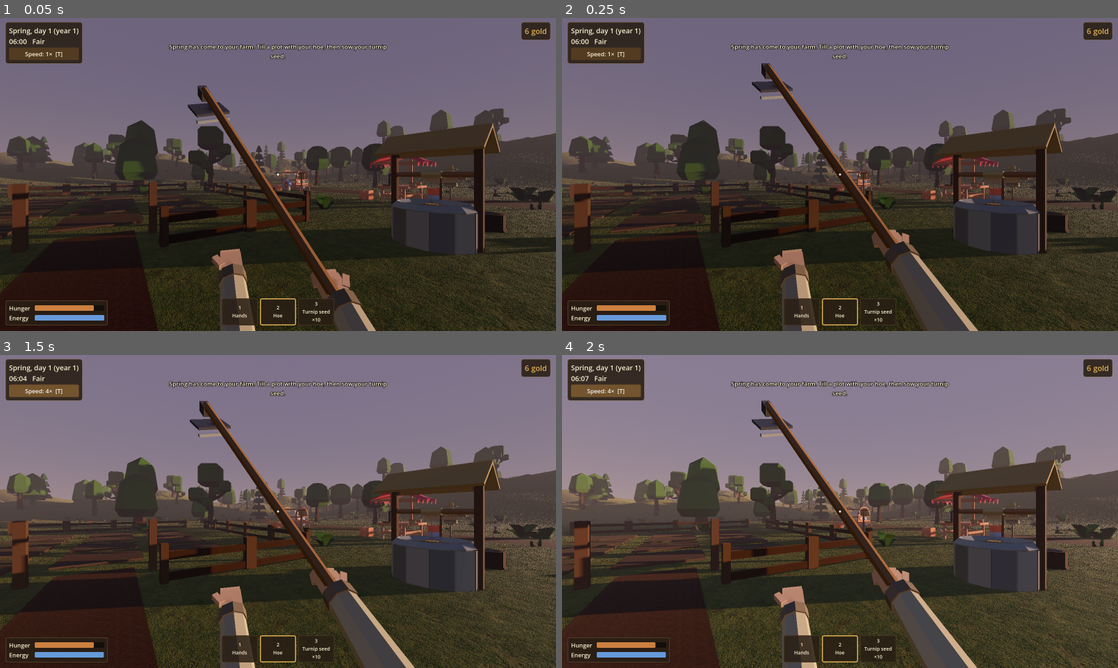
Above: before the commit, frames 1-4 (two rows, left to right).
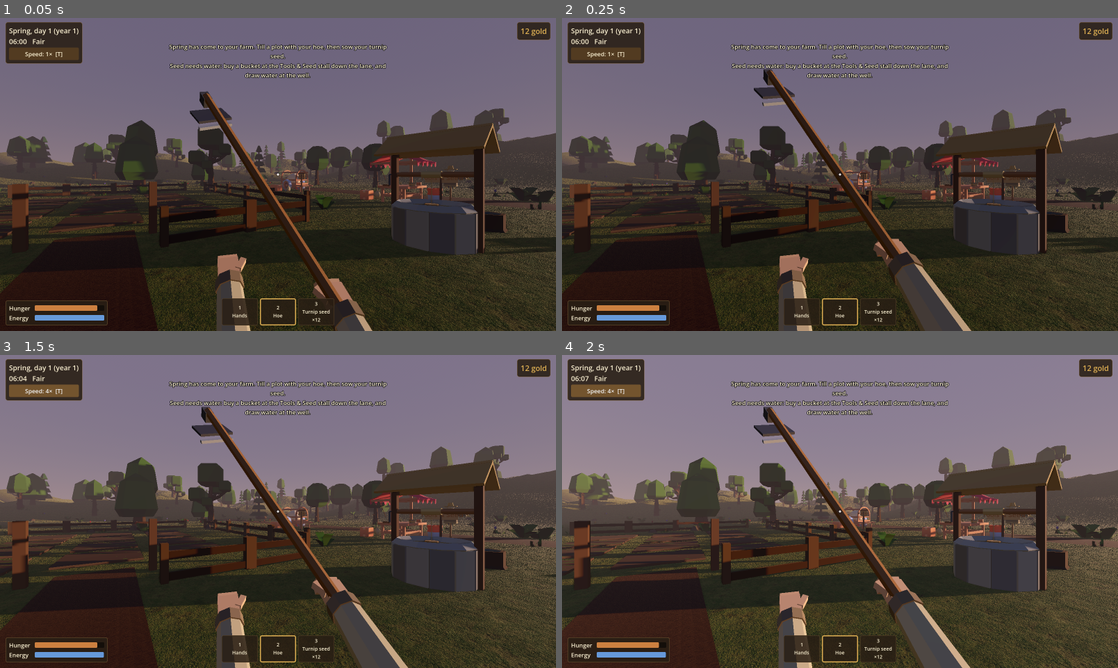
Above: after the commit, the same moments.

Repository: elefant35/FeudalSim2
Game: Godot game, scene res://world/world.tscn
Two runs of this game, one before a commit and one after it. Both use one fixed random seed, a clock stepped at 60 frames per second and the inputs below.
Inputs:
- Up to frame 1 (0.05 s): no input
- Up to frame 2 (0.25 s): no input
- Up to frame 3 (1.5 s): click "Speed: 1× [T]" at 0.5 s; click "Speed: 2× [T]" at 1.25 s
- Up to frame 4 (2 s): no input

The runs differ from the first frame. In frame 1, 3.1% of the frame differs, in the area x 16-96%, y 1-100%; in frame 2, 3.5%; in frame 3, 3.5%; in frame 4, 3.6%.

Commit message:
Survivable first week, blight from rain, plant/weed aim targets, fixed hands, docs and credits
Co-Authored-By: Claude Opus 5.5 <noreply@anthropic.com>

Diff:
--- a/core/dev_tools.gd
+++ b/core/dev_tools.gd
@@ -10,8 +10,11 @@
 ## --scenario=name run a setup function on the world (world.dev_scenario)
 ## --shot=path     save a screenshot after --wait seconds (default 2.5), then quit
 ## --hold=slot     select a hotbar slot
+## --click         left-click whatever is under the crosshair (starts its minigame)
+## --newgame       after a second, run New Game once (checks a clean scene reload)
 
 var args: Dictionary = {}
+static var _reloaded := false
 
 
 static func parse() -> Dictionary:
@@ -48,6 +51,18 @@
 		player.head.rotation.x = deg_to_rad(v[1] if v.size() > 1 else 0.0)
 	if args.has("hold"):
 		player.select_slot(int(args.hold))
+	if args.has("newgame") and not _reloaded:
+		_reloaded = true
+		await get_tree().create_timer(1.0).timeout
+		world.new_game()
+		return
+	if args.has("click"):
+		await get_tree().create_timer(0.6).timeout
+		player._update_target()
+		if player.target and player.target.has_method("use"):
+			var g: Minigame = player.target.use(player)
+			if g:
+				player.start_minigame(g)
 	if args.has("shot"):
 		await get_tree().create_timer(float(args.get("wait", "2.5"))).timeout
 		await RenderingServer.frame_post_draw
--- a/core/needs.gd
+++ b/core/needs.gd
@@ -6,14 +6,14 @@
 signal changed
 signal collapsed(reason: String)
 
-const HUNGER_PER_HOUR := 100.0 / 30.0     ## Full to starving in ~30 waking hours.
+const HUNGER_PER_HOUR := 100.0 / 40.0     ## Full to starving in ~40 waking hours.
 const ENERGY_PER_HOUR := 100.0 / 19.0     ## Rested to collapse in ~19 waking hours.
-const STARVING_ENERGY_MULT := 2.5
+const STARVING_ENERGY_MULT := 2.0
 const SLEEP_HOURS_FOR_FULL := 7.0
 const TIRED := 25.0
 const HUNGRY := 25.0
 
-var hunger: float = 85.0
+var hunger: float = 90.0
 var energy: float = 100.0
 
 
@@ -41,7 +41,7 @@
 
 func sleep(hours: float) -> void:
 	energy = minf(100.0, energy + hours * 100.0 / SLEEP_HOURS_FOR_FULL)
-	hunger = maxf(0.0, hunger - HUNGER_PER_HOUR * hours * 0.4)
+	hunger = maxf(0.0, hunger - HUNGER_PER_HOUR * hours * 0.25)
 	changed.emit()
 
 
--- a/core/player/viewmodel.gd
+++ b/core/player/viewmodel.gd
@@ -3,8 +3,8 @@
 ## First-person hands and the held item. Actions are short tweened animations layered over a
 ## per-tool resting pose and a walking bob. Poses are offsets (position, euler rotation) per arm.
 
-const RIGHT_BASE_POS := Vector3(0.24, -0.30, -0.42)
-const LEFT_BASE_POS := Vector3(-0.26, -0.34, -0.44)
+const RIGHT_BASE_POS := Vector3(0.25, -0.33, -0.42)
+const LEFT_BASE_POS := Vector3(-0.27, -0.36, -0.44)
 const BASE_ROT := Vector3(0.12, 0.0, 0.0)
 
 ## How each tool sits in the hand (rotation of the model at the grip).
@@ -52,6 +52,9 @@
 
 
 func _ready() -> void:
+	# Drawn at a third of real size, a third as far away: looks the same, but tools don't
+	# poke into the ground or walls.
+	scale = Vector3.ONE * 0.33
 	add_child(right_arm)
 	right_arm.add_child(Models.make(&"fp_arm"))
 	add_child(left_arm)
--- a/core/ui/hud.gd
+++ b/core/ui/hud.gd
@@ -33,7 +33,7 @@
 	player.hotbar_changed.connect(_refresh_hotbar)
 	player.inventory.changed.connect(_refresh_hotbar)
 	player.wallet.changed.connect(func(_g: int) -> void: _refresh_gold())
-	Clock.speed_changed.connect(func(_s: int) -> void: _refresh_speed())
+	Clock.speed_changed.connect(_on_speed_changed)
 	_refresh_hotbar()
 	_refresh_gold()
 	_refresh_speed()
@@ -85,13 +85,15 @@
 	for l: Label in [_prompt, _hint]:
 		l.set_anchors_preset(Control.PRESET_CENTER)
 		l.horizontal_alignment = HORIZONTAL_ALIGNMENT_CENTER
-		l.grow_horizontal = Control.GROW_DIRECTION_BOTH
-		l.custom_minimum_size = Vector2(700, 0)
-		l.position = Vector2(-350, 24)
+		l.autowrap_mode = TextServer.AUTOWRAP_WORD_SMART
+		l.offset_left = -360
+		l.offset_right = 360
+		l.offset_top = 26
+		l.mouse_filter = Control.MOUSE_FILTER_IGNORE
 		l.add_theme_constant_override("outline_size", 6)
 		l.add_theme_color_override("font_outline_color", Color(0, 0, 0, 0.8))
 		root.add_child(l)
-	_hint.position = Vector2(-350, 110)
+	_hint.offset_top = 112
 	_hint.add_theme_color_override("font_color", Color(0.9, 0.86, 0.7))
 	_hint.add_theme_font_size_override("font_size", 15)
 
@@ -188,6 +190,10 @@
 	elif _panel == null:
 		_overlay.draw_circle(center, 3.0, Color(1, 1, 1, 0.85))
 		_overlay.draw_arc(center, 5.0, 0, TAU, 16, Color(0, 0, 0, 0.5), 1.0)
+
+
+func _on_speed_changed(_speed: int) -> void:
+	_refresh_speed()
 
 
 func _refresh_speed() -> void:
--- a/farming/data/items/bread.tres
+++ b/farming/data/items/bread.tres
@@ -8,10 +8,10 @@
 display_name = "Bread"
 description = "A small loaf."
 kind = 3
-buy_price = 3
+buy_price = 2
 buy_quantity = 1
 sell_price = 0
-food_value = 40.0
+food_value = 45.0
 has_quality = false
 crop = &""
 hotbar = false
--- a/farming/data/items/turnip_seed.tres
+++ b/farming/data/items/turnip_seed.tres
@@ -6,7 +6,7 @@
 script = ExtResource("1")
 id = &"turnip_seed"
 display_name = "Turnip seed"
-description = "Sow in spring, summer or autumn. Ready in about 5 days. Hardy."
+description = "Sow in spring, summer or autumn. Ready in about 5 days. Hardy. Edible raw."
 kind = 1
 buy_price = 3
 buy_quantity = 6
--- a/farming/farm_plot.gd
+++ b/farming/farm_plot.gd
@@ -66,6 +66,29 @@
 	_seed_mm.cast_shadow = GeometryInstance3D.SHADOW_CASTING_SETTING_OFF
 	add_child(_seed_mm)
 	refresh()
+
+
+## The plot a raycast hit belongs to (the plot itself, or a plant/weed hit area on it).
+static func from_collider(n: Object) -> FarmPlot:
+	var node := n as Node
+	while node != null and not (node is FarmPlot):
+		node = node.get_parent()
+	return node as FarmPlot
+
+
+## A small invisible target so the crosshair can pick out a plant or weed.
+static func _hit_area(radius: float, height: float) -> Area3D:
+	var a := Area3D.new()
+	a.monitoring = false
+	a.monitorable = false
+	var shape := CollisionShape3D.new()
+	var cyl := CylinderShape3D.new()
+	cyl.radius = radius
+	cyl.height = height
+	shape.shape = cyl
+	shape.position.y = height / 2.0
+	a.add_child(shape)
+	return a
 
 
 # --- Coordinates ----------------------------------------------------------------------------
@@ -178,6 +201,11 @@
 			n.rotation.y = _cell_yaw[i]
 			if state.coverage(i) == 2:
 				n.scale = Vector3.ONE * 1.12
+		var tall := 0.85 if String(state.crop.id) in ["barley", "wheat"] else 0.35
+		var h := 0.15 if key.begins_with("cut:") else tall * maxf(0.3, state.growth_fraction())
+		var area := _hit_area(0.2, h)
+		area.scale = Vector3.ONE / n.scale
+		n.add_child(area)
 		add_child(n)
 		_plants[i] = n
 		if grew:
@@ -195,6 +223,7 @@
 		w.position = to_local(to_world(state.weeds[i]))
 		w.rotation.y = float(i) * 2.1
 		w.scale = Vector3.ONE * (0.9 + 0.15 * (i % 3))
+		w.add_child(_hit_area(0.13, 0.3))
 		add_child(w)
 		_weed_nodes.append(w)
 
@@ -206,7 +235,8 @@
 		for k in state.caterpillars[i]:
 			var c := Models.make(&"caterpillar")
 			var a := float(k) * 2.2 + _cell_yaw[i]
-			c.position = to_local(cell_world(i)) + Vector3(cos(a) * 0.12, 0.2 + 0.03 * k, sin(a) * 0.12)
+			var r := 0.04 + 0.1 * state.growth_fraction()
+			c.position = to_local(cell_world(i)) + Vector3(cos(a) * r, 0.04 + 0.18 * state.growth_fraction() + 0.02 * k, sin(a) * r)
 			c.rotation = Vector3(0.3, a, 0)
 			c.scale = Vector3.ONE * 1.5
 			_caterpillar_root.add_child(c)
--- a/farming/minigames/pour_game.gd
+++ b/farming/minigames/pour_game.gd
@@ -36,7 +36,7 @@
 
 func update(delta: float) -> void:
 	player.ray.force_raycast_update()
-	_plot = player.ray.get_collider() as FarmPlot
+	_plot = FarmPlot.from_collider(player.ray.get_collider())
 	var want := 1.0 if _pouring else 0.0
 	_tip = move_toward(_tip, want, delta * 4.0)
 	player.viewmodel.pose_pour(_tip)
--- a/farming/minigames/reap_game.gd
+++ b/farming/minigames/reap_game.gd
@@ -49,7 +49,7 @@
 	if not good:
 		return
 	player.ray.force_raycast_update()
-	var plot := player.ray.get_collider() as FarmPlot
+	var plot := FarmPlot.from_collider(player.ray.get_collider())
 	if plot == null or not plot.state.is_ripe():
 		return
 	var c := plot.cell_under(player.ray.get_collision_point())
--- a/farming/minigames/sow_game.gd
+++ b/farming/minigames/sow_game.gd
@@ -23,8 +23,7 @@
 
 func _plot_under_crosshair() -> FarmPlot:
 	player.ray.force_raycast_update()
-	var n: Node = player.ray.get_collider()
-	return n as FarmPlot
+	return FarmPlot.from_collider(player.ray.get_collider())
 
 
 func press() -> void:
--- a/farming/plot_state.gd
+++ b/farming/plot_state.gd
@@ -225,7 +225,7 @@
 		if not germinated:
 			_germinate()
 		else:
-			_grow(season, rng)
+			_grow(season, raining, rng)
 	if is_tilled() or has_crop():
 		for n in weeds_regrowing:
 			_add_weed(rng)
@@ -258,7 +258,7 @@
 		health -= 0.1
 
 
-func _grow(season: int, rng: RandomNumberGenerator) -> void:
+func _grow(season: int, raining: bool, rng: RandomNumberGenerator) -> void:
 	if season == Clock.Season.WINTER and not crop.hardy:
 		var killed := false
 		for i in CELLS:
@@ -290,7 +290,7 @@
 				last_event = "Caterpillars ate a %s to nothing." % crop.display_name.to_lower()
 		health -= 0.025 * total
 
-	_spread_blight(rng)
+	_spread_blight(raining, rng)
 
 	if growth >= crop.grow_days:
 		ripe_days += 1
@@ -303,7 +303,7 @@
 	_check_finished()
 
 
-func _spread_blight(rng: RandomNumberGenerator) -> void:
+func _spread_blight(raining: bool, rng: RandomNumberGenerator) -> void:
 	var newly: Array[int] = []
 	for i in CELLS:
 		if plants[i] == Plant.BLIGHTED:
@@ -313,7 +313,7 @@
 				for n in _neighbors(i):
 					if plants[n] == Plant.ALIVE and rng.randf() < BLIGHT_SPREAD:
 						newly.append(n)
-		elif plants[i] == Plant.ALIVE and rng.randf() < crop.blight_chance * (2.0 if moisture > 0.9 else 1.0):
+		elif plants[i] == Plant.ALIVE and rng.randf() < crop.blight_chance * (2.0 if raining or moisture > SOGGY else 1.0):
 			newly.append(i)
 	for i in newly:
 		plants[i] = Plant.BLIGHTED
--- a/farming/threshing_floor.gd
+++ b/farming/threshing_floor.gd
@@ -40,9 +40,12 @@
 	add_child(_pile)
 	_noise.frequency = 0.35
 	_noise.seed = 5
-	Clock.day_started.connect(func(_d: int) -> void:
-		_pile_amount = 0.0
-		_refresh())
+	Clock.day_started.connect(_on_day_started)
+
+
+func _on_day_started(_day: int) -> void:
+	_pile_amount = 0.0
+	_refresh()
 
 
 func _process(delta: float) -> void:
--- a/tests/test_loop.gd
+++ b/tests/test_loop.gd
@@ -76,9 +76,11 @@
 				tg.press()
 			guard += 1
 		pulled += 1
+	for c in PlotState.CELLS:
+		plot.state.pull_plant(c)   # any blighted plants (rain makes blight likelier)
 	var turnips := player.inventory.count(&"turnip")
 	eq(turnips, pulled, "one turnip per plant")
-	check(turnips >= 6, "good sowing gives most of a plot (%d)" % turnips)
+	check(turnips >= 5, "good sowing gives most of a plot (%d)" % turnips)
 	eq(plot.state.has_crop(), false, "plot back to stubble")
 
 	# Sell them all.
@@ -205,3 +207,33 @@
 	eq(f2.plots[3].state.till_progress, 1.0, "plot restored")
 	eq(f2.scarecrows.size(), 1, "scarecrow restored")
 	_finish(w2)
+
+
+## A sensible new player (buys a bucket, eats when hungry, sleeps at dusk, works ~2h a day)
+## must reach the first turnip harvest without collapsing or starving.
+func test_first_week_is_survivable() -> void:
+	var n := Needs.new()
+	var gold := 12 - Items.item(&"bucket").buy_price
+	var bread := 5
+	var bread_price := Items.item(&"bread").buy_price
+	var collapsed := [false]
+	n.collapsed.connect(func(_r: String) -> void: collapsed[0] = true)
+	var turnip_harvest_day := 7     # sown day 1, sprouts overnight, ~5 days' growth
+	var lowest := 100.0
+	for day in turnip_harvest_day:
+		for hour in 12:             # 06:00 to 18:00 awake
+			n.pass_hours(1.0)
+			if hour < 3:
+				n.exert(1.5)        # tilling, drawing water, pouring
+			if n.hunger < 35.0:
+				if bread == 0 and gold >= bread_price:
+					gold -= bread_price
+					bread += 1
+				if bread > 0:
+					bread -= 1
+					n.eat(Items.item(&"bread").food_value)
+			lowest = minf(lowest, n.hunger)
+		n.sleep(12.0)
+	check(not collapsed[0], "collapsed during the first week")
+	check(lowest > 0.0, "starved in the first week (lowest hunger %.0f)" % lowest)
+	n.free()
--- a/world/world.gd
+++ b/world/world.gd
@@ -3,7 +3,7 @@
 ## sun and sky, sleeping, collapsing, saving.
 
 const SAVE_PATH := "user://save.json"
-const START_GOLD := 6
+const START_GOLD := 12
 const SPAWN := Vector3(-9.0, 0.0, -2.5)
 const SPAWN_YAW := -2.2
 
@@ -29,7 +29,7 @@
 	hud.save_requested.connect(save_game)
 	hud.new_game_requested.connect(new_game)
 	player.needs.collapsed.connect(_on_collapsed)
-	Clock.minutes_passed.connect(func(m: float) -> void: player.needs.pass_hours(m / 60.0))
+	Clock.minutes_passed.connect(_on_minutes_passed)
 	Clock.day_started.connect(_on_day_started)
 	FarmLayout.build(self)
 	if DevTools.no_save() or not load_game():
@@ -47,10 +47,11 @@
 	player.wallet.gold = START_GOLD
 	player.wallet.changed.emit(player.wallet.gold)
 	player.inventory.add(&"hoe")
-	player.inventory.add(&"turnip_seed", 10)
-	player.inventory.add(&"bread", 2)
+	player.inventory.add(&"turnip_seed", 12)
+	player.inventory.add(&"bread", 5)
 	player.select_slot(1)
 	hud.toast("Spring has come to your farm. Till a plot with your hoe, then sow your turnip seed.")
+	hud.toast("Seed needs water: buy a bucket at the Tools & Seed stall down the lane, and draw water at the well.")
 
 
 # --- Environment ----------------------------------------------------------------------------
@@ -125,6 +126,10 @@
 
 # --- Days, sleep, collapse ------------------------------------------------------------------
 
+func _on_minutes_passed(minutes: float) -> void:
+	player.needs.pass_hours(minutes / 60.0)
+
+
 func _on_day_started(_day: int) -> void:
 	if Clock.day_of_season() == 1:
 		hud.toast("%s has begun." % Clock.SEASON_NAMES[Clock.season()])
@@ -202,7 +207,8 @@
 
 
 func new_game() -> void:
-	DirAccess.remove_absolute(ProjectSettings.globalize_path(SAVE_PATH))
+	if not DevTools.no_save():
+		DirAccess.remove_absolute(ProjectSettings.globalize_path(SAVE_PATH))
 	get_tree().paused = false
 	get_tree().reload_current_scene()
 
Binary file changed: assets/models/fp_arm.glb
Binary file changed: assets/models/fp_arm_l.glb
Not shown, added: assets/CREDITS.md
Not shown, changed: docs/chunks/01-farming.md
